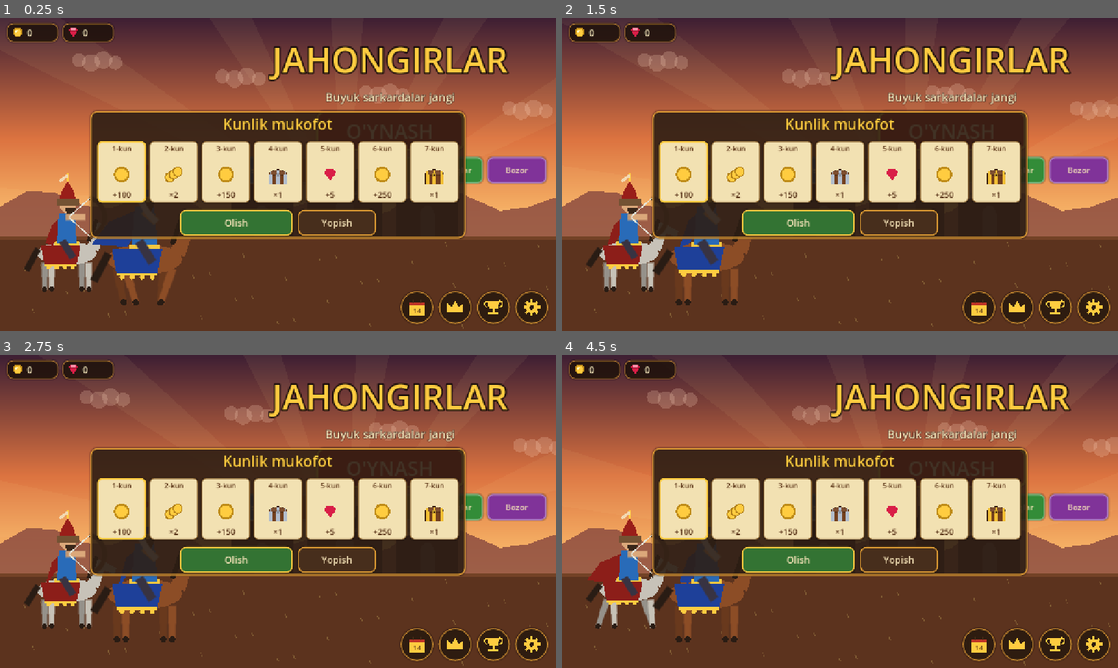
Above: before the commit, frames 1-4 (two rows, left to right).
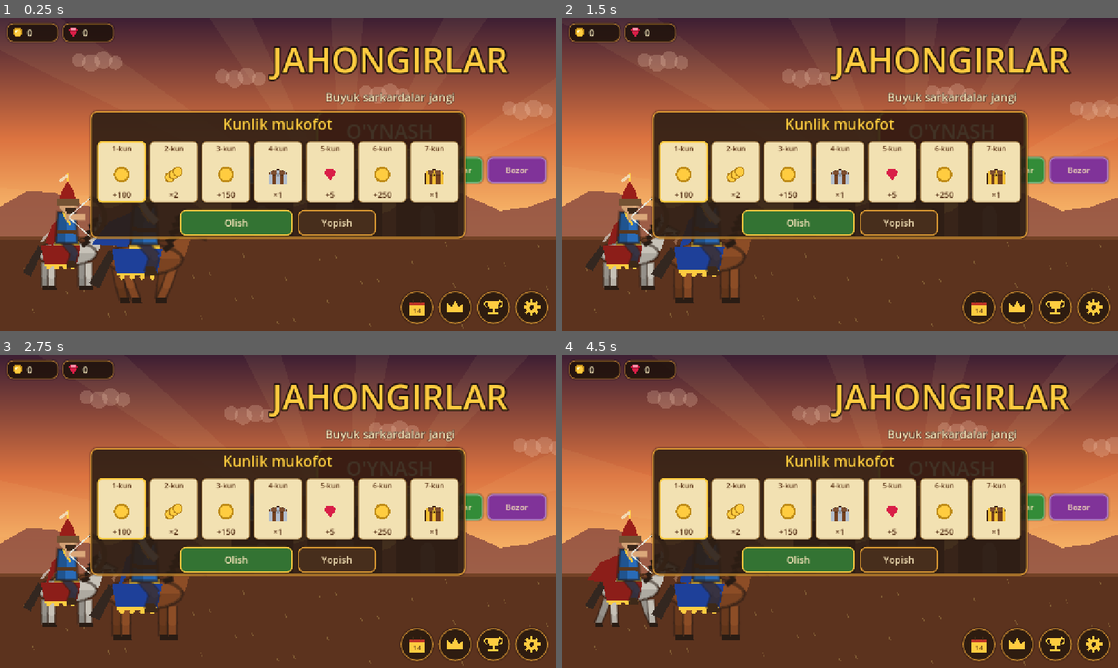
Above: after the commit, the same moments.

Repository: bekzodbeknematov8-cpu/lost-centuries-game
Game: Godot game, scene res://scenes/main_menu.tscn
Two runs of this game, one before a commit and one after it. Both use one fixed random seed, a clock stepped at 60 frames per second and the inputs below.
Inputs (mouse positions are in pixels of both pictures, inside the frame that each line leads up to):
- Up to frame 1 (0.25 s): no input
- Up to frame 2 (1.5 s): click "O'YNASH" at 0.5 s; click "Ustaxona" at 1.25 s
- Up to frame 3 (2.75 s): click "Hiylalar" at 2 s
- Up to frame 4 (4.5 s): click "Libos" at 2.75 s; click "Sandiqlar" at 3.5 s; tap Enter at 4.25 s; move the mouse to (962, 495) at 4.27 s; hold D from 4.28 s (still down); click (962, 495) at 4.42 s

The runs differ from the first frame. In frame 1, 1.6% of the frame differs, in the area x 4-38%, y 60-92%; in frame 2, 1.5%; in frame 3, 1.5%; in frame 4, 1.6%, in the area x 4-33%, y 60-92%.

Commit message:
Jonli grafika (1): batafsil askarlar, otlar va chavandozlar
Piyodalar: bukiladigan oyoqlar, etik, soyali to'n, sovut, yuz va soqol, kontur.
Otlar: kontur, soyalar, yol, jilov, dum. LOD: 55+ askarda soddaroq chizma.
tools/art_preview.gd - uslublarni solishtirish.

Co-Authored-By: Claude Opus 5.5 <noreply@anthropic.com>
Claude-Session: https://claude.ai/code/session_01AUvG8mVZ2xcqJ9Wfw9UwnE

Diff:
--- a/scripts/view/battle.gd
+++ b/scripts/view/battle.gd
@@ -530,6 +530,12 @@
 	for u in sim.units:
 		if u.x > left - 80.0 and u.x < right + 80.0:
 			visible.append(u)
+	# Batafsillik darajasi (LOD): ekranda juda ko'p askar bo'lsa, soddaroq chizma (telefonda tezlik uchun).
+	# Gisterezis: 55 dan oshsa o'chadi, 45 dan kamaysa qayta yoqiladi — chizma tez-tez almashib turmasin.
+	if visible.size() > 55:
+		Painter.style_v2 = false
+	elif visible.size() < 45:
+		Painter.style_v2 = true
 	visible.sort_custom(func(a: UnitState, b: UnitState) -> bool:
 		if a.is_alive() != b.is_alive():
 			return not a.is_alive()
--- a/scripts/view/painter.gd
+++ b/scripts/view/painter.gd
@@ -10,6 +10,7 @@
 
 ## O'yinchi libosi (Libos bo'limi): bo'sh bo'lsa standart ranglar ishlatiladi.
 static var player_outfit: Array = []
+static var style_v2 := true   ## Batafsilroq (realga yaqin) piyoda askar chizmasi
 
 ## Tomon ranglari: [ko'ylak, plash/bezak, shim, dubulg'a]
 const TEAM_COLORS := [
@@ -133,6 +134,69 @@
 	ci.draw_colored_polygon(pts, _c(c, a))
 
 
+static func _limb(ci: CanvasItem, a0: Vector2, a1: Vector2, a2: Vector2, w: float, col: Color, a: float, flash: bool) -> void:
+	## Ikki bo'g'imli a'zo (son-boldir yoki yelka-bilak) va bo'g'imdagi yumaloqlik, qora chegara bilan.
+	ci.draw_line(a0, a1, _c(DARK, a * 0.55), w + 2.5, true)
+	ci.draw_line(a1, a2, _c(DARK, a * 0.55), w + 2.5, true)
+	ci.draw_line(a0, a1, _c(col, a, flash), w, true)
+	ci.draw_line(a1, a2, _c(col.darkened(0.08), a, flash), w * 0.9, true)
+	ci.draw_circle(a1, w * 0.5, _c(col, a, flash))
+
+
+static func _draw_body_v2(ci: CanvasItem, u: UnitState, cols: Array, walk: float, a: float, flash: bool) -> void:
+	## Batafsilroq piyoda: tizzalari bukiladigan oyoqlar, soyali to'n, kamar, sovut (askarlarda), yuz va soqol.
+	var tunic: Color = cols[0]
+	var trim: Color = cols[1]
+	var pants: Color = cols[2]
+	var boot := Color(0.24, 0.16, 0.1)
+	var hip := Vector2(0, -31)
+	# Oyoqlar: qadam fazasiga qarab tizza bukiladi (orqa oyoq qoraroq)
+	for side: float in [-1.0, 1.0]:
+		var ph: float = walk * side
+		var foot := Vector2(ph * 12.0, 0)
+		var knee := Vector2(ph * 5.0 + 3.0, -15.0 - absf(ph) * 2.5)
+		var pc: Color = pants if side > 0 else pants.darkened(0.25)
+		_limb(ci, hip, knee, foot + Vector2(0, -5), 6.5, pc, a, flash)
+		# Etik
+		ci.draw_colored_polygon(PackedVector2Array([foot + Vector2(-3, -9), foot + Vector2(4, -9), foot + Vector2(9, 0), foot + Vector2(-4, 0)]), _c(boot if side > 0 else boot.darkened(0.2), a))
+	# Orqa qo'l (soyada)
+	var shoulder := Vector2(0, -54)
+	_limb(ci, shoulder + Vector2(-4, 1), shoulder + Vector2(-9, 13), shoulder + Vector2(-6, 24), 5.0, tunic.darkened(0.35), a, flash)
+	# To'n: old (yorug') va orqa (soya) qismlar, etak kengroq
+	var back := PackedVector2Array([Vector2(-11, -59), Vector2(2, -59), Vector2(0, -22), Vector2(-15, -24)])
+	var front := PackedVector2Array([Vector2(1, -59), Vector2(11, -58), Vector2(15, -23), Vector2(-1, -22)])
+	ci.draw_colored_polygon(back, _c(tunic.darkened(0.22), a, flash))
+	ci.draw_colored_polygon(front, _c(tunic, a, flash))
+	var outline := PackedVector2Array([Vector2(-11, -59), Vector2(11, -58), Vector2(15, -23), Vector2(-15, -24), Vector2(-11, -59)])
+	ci.draw_polyline(outline, _c(DARK, a * 0.6), 1.5, true)
+	# Yoqa va old hoshiya
+	ci.draw_line(Vector2(-6, -59), Vector2(4, -46), _c(trim, a), 2.5)
+	ci.draw_line(Vector2(4, -46), Vector2(3, -24), _c(trim.darkened(0.1), a), 2.0)
+	# Sovut plastinkalari (jangchilarda)
+	if u.type in ["swordsman", "spearman"]:
+		for r in 3:
+			var y := -55.0 + r * 6.0
+			for c in 4:
+				var x := -9.0 + c * 5.0 + (2.5 if r % 2 == 1 else 0.0)
+				ci.draw_rect(Rect2(Vector2(x, y), Vector2(4.2, 5.0)), _c(STEEL.darkened(0.15 + 0.05 * (c % 2)), a, flash))
+		ci.draw_line(Vector2(-11, -38), Vector2(12, -38), _c(DARK, a * 0.4), 1.0)
+	# Kamar va to'qa
+	ci.draw_line(Vector2(-13, -33), Vector2(13, -32), _c(Color(0.35, 0.22, 0.12), a), 4.0)
+	ci.draw_rect(Rect2(Vector2(1, -35), Vector2(4, 5)), _c(GOLD.darkened(0.15), a))
+	# Bo'yin va bosh: soyali yuz, burun, ko'z, mo'ylov/soqol
+	var head := Vector2(1, -67)
+	ci.draw_rect(Rect2(head + Vector2(-2.5, 5), Vector2(5, 5)), _c(SKIN.darkened(0.15), a, flash))
+	ci.draw_circle(head, 8.8, _c(DARK, a * 0.5))
+	ci.draw_circle(head, 8.2, _c(SKIN, a, flash))
+	ci.draw_circle(head + Vector2(-2.5, 1.5), 6.0, _c(SKIN.darkened(0.08), a * 0.6, flash))
+	ci.draw_colored_polygon(PackedVector2Array([head + Vector2(7.5, -1), head + Vector2(10.5, 2.5), head + Vector2(7.5, 3)]), _c(SKIN.darkened(0.12), a, flash))
+	ci.draw_circle(head + Vector2(4.5, -1.5), 1.3, _c(DARK, a))
+	ci.draw_line(head + Vector2(3, -4), head + Vector2(6.5, -4.3), _c(DARK, a * 0.8), 1.2)
+	if u.type != "worker" or u.id % 2 == 0:
+		ci.draw_colored_polygon(PackedVector2Array([head + Vector2(1, 4), head + Vector2(8, 4.5), head + Vector2(5, 10), head + Vector2(1, 8)]), _c(Color(0.22, 0.15, 0.1), a))
+	ci.draw_line(head + Vector2(4, 4), head + Vector2(9, 5.5), _c(Color(0.2, 0.13, 0.08), a), 1.6)
+
+
 static func _c(c: Color, a: float, flash := false) -> Color:
 	var out := c.lerp(Color.WHITE, 0.6) if flash else c
 	out.a *= a
@@ -143,24 +207,27 @@
 	var tunic: Color = cols[0]
 	var trim: Color = cols[1]
 	var pants: Color = cols[2]
-	# Oyoqlar
-	var hip := Vector2(0, -30)
-	ci.draw_line(hip, Vector2(walk * 11.0, 0), _c(pants, a), 6.0, true)
-	ci.draw_line(hip, Vector2(-walk * 11.0, 0), _c(pants.darkened(0.25), a), 6.0, true)
-	ci.draw_circle(Vector2(walk * 11.0 + 2, -1), 3.5, _c(DARK, a))
-	ci.draw_circle(Vector2(-walk * 11.0 + 2, -1), 3.5, _c(DARK, a))
-	# Orqa qo'l
 	var shoulder := Vector2(0, -54)
-	ci.draw_line(shoulder, shoulder + Vector2(-8, 18), _c(tunic.darkened(0.3), a, flash), 5.0, true)
-	# Gavda (to'n)
-	var body := PackedVector2Array([Vector2(-10, -58), Vector2(10, -58), Vector2(13, -26), Vector2(-13, -26)])
-	ci.draw_colored_polygon(body, _c(tunic, a, flash))
-	ci.draw_line(Vector2(-12, -34), Vector2(12, -34), _c(trim, a), 3.0)
-	ci.draw_line(Vector2(0, -58), Vector2(0, -34), _c(trim.darkened(0.1), a), 2.0)
-	# Bosh
 	var head := Vector2(1, -67)
-	ci.draw_circle(head, 8.5, _c(SKIN, a, flash))
-	ci.draw_circle(head + Vector2(4, -1), 1.3, _c(DARK, a))
+	if style_v2:
+		_draw_body_v2(ci, u, cols, walk, a, flash)
+	else:
+		# Oyoqlar
+		var hip := Vector2(0, -30)
+		ci.draw_line(hip, Vector2(walk * 11.0, 0), _c(pants, a), 6.0, true)
+		ci.draw_line(hip, Vector2(-walk * 11.0, 0), _c(pants.darkened(0.25), a), 6.0, true)
+		ci.draw_circle(Vector2(walk * 11.0 + 2, -1), 3.5, _c(DARK, a))
+		ci.draw_circle(Vector2(-walk * 11.0 + 2, -1), 3.5, _c(DARK, a))
+		# Orqa qo'l
+		ci.draw_line(shoulder, shoulder + Vector2(-8, 18), _c(tunic.darkened(0.3), a, flash), 5.0, true)
+		# Gavda (to'n)
+		var body := PackedVector2Array([Vector2(-10, -58), Vector2(10, -58), Vector2(13, -26), Vector2(-13, -26)])
+		ci.draw_colored_polygon(body, _c(tunic, a, flash))
+		ci.draw_line(Vector2(-12, -34), Vector2(12, -34), _c(trim, a), 3.0)
+		ci.draw_line(Vector2(0, -58), Vector2(0, -34), _c(trim.darkened(0.1), a), 2.0)
+		# Bosh
+		ci.draw_circle(head, 8.5, _c(SKIN, a, flash))
+		ci.draw_circle(head + Vector2(4, -1), 1.3, _c(DARK, a))
 	_draw_headgear(ci, u.type, head, cols, a)
 	# Qurol va old qo'l
 	match u.type:
@@ -300,6 +367,10 @@
 			ci.draw_colored_polygon(PackedVector2Array([head + Vector2(-9.5, -1), head + Vector2(9.5, -1), head + Vector2(5, -10), head + Vector2(0, -19), head + Vector2(-5, -10)]), _c(cols[3] if cols.size() > 3 else STEEL.darkened(0.15), a))
 			ci.draw_line(head + Vector2(0, -19), head + Vector2(-4, -26), _c(trim, a), 3.0)
 			ci.draw_line(head + Vector2(-9, 0), head + Vector2(-10, 7), _c(STEEL.darkened(0.3), a), 3.0)
+			if style_v2:
+				# Dubulg'a yaltirashi va bo'yinni yopuvchi to'r (kolchuga)
+				ci.draw_line(head + Vector2(-5, -6), head + Vector2(-1, -15), _c(Color(1, 1, 1, 0.55), a), 2.0)
+				ci.draw_colored_polygon(PackedVector2Array([head + Vector2(-9.5, -1), head + Vector2(-3, -1), head + Vector2(-4, 8), head + Vector2(-10, 6)]), _c(STEEL.darkened(0.35), a))
 
 
 static func _draw_horse(ci: CanvasItem, u: UnitState, walk: float, a: float, t: float) -> void:
@@ -309,6 +380,8 @@
 		"jaloliddin": coat = Color(0.15, 0.12, 0.12)
 		"temur": coat = Color(0.55, 0.3, 0.15)
 		"boyazid": coat = Color(0.92, 0.9, 0.86)
+		"bobur": coat = Color(0.4, 0.22, 0.12)
+		"alp": coat = Color(0.62, 0.52, 0.4)
 	var gallop := u.walk_phase * 1.3 if u.moving else 0.0
 	var legs: Array[Vector2] = [Vector2(-22, -26), Vector2(-15, -26), Vector2(15, -26), Vector2(22, -26)]
 	for i in 4:
@@ -317,9 +390,13 @@
 		var knee := legs[i] + Vector2(swingx * 0.5, 13)
 		var hoof := legs[i] + Vector2(swingx, 26)
 		var col := coat.darkened(0.25 if i % 2 == 0 else 0.0)
-		ci.draw_line(legs[i], knee, _c(col, a), 5.0, true)
-		ci.draw_line(knee, hoof, _c(col, a), 4.0, true)
-		ci.draw_circle(hoof, 2.5, _c(DARK, a))
+		if style_v2:
+			_limb(ci, legs[i], knee, hoof + Vector2(0, -3), 5.0, col, a, u.hurt_flash > 0.0)
+			ci.draw_colored_polygon(PackedVector2Array([hoof + Vector2(-3, -4), hoof + Vector2(4, -4), hoof + Vector2(5, 1), hoof + Vector2(-3, 1)]), _c(DARK, a))
+		else:
+			ci.draw_line(legs[i], knee, _c(col, a), 5.0, true)
+			ci.draw_line(knee, hoof, _c(col, a), 4.0, true)
+			ci.draw_circle(hoof, 2.5, _c(DARK, a))
 	var bob := sin(gallop * 2.0) * 2.0 if u.moving else 0.0
 	var body := PackedVector2Array()
 	for i in 20:
@@ -331,9 +408,36 @@
 	ci.draw_colored_polygon(neck, _c(coat, a, u.hurt_flash > 0.0))
 	var headp := PackedVector2Array([Vector2(30, -68 + bob), Vector2(50, -58 + bob), Vector2(48, -52 + bob), Vector2(32, -58 + bob)])
 	ci.draw_colored_polygon(headp, _c(coat.darkened(0.1), a))
-	ci.draw_line(Vector2(22, -48 + bob), Vector2(30, -70 + bob), _c(DARK, a), 4.0)
-	# Dum
-	ci.draw_line(Vector2(-29, -40 + bob), Vector2(-40, -22 + bob + sin(t * 8.0) * 3.0), _c(DARK, a), 5.0, true)
+	if style_v2:
+		# Kontur, qorin soyasi, orqa yaltirashi
+		var outl := body.duplicate()
+		outl.append(body[0])
+		ci.draw_polyline(outl, _c(DARK, a * 0.55), 1.6, true)
+		var belly := PackedVector2Array()
+		for i in 11:
+			var ang := PI * i / 10.0
+			belly.append(Vector2(cos(ang) * 28.0, -36 + bob + sin(ang) * 11.0))
+		ci.draw_colored_polygon(belly, _c(coat.darkened(0.18), a * 0.7))
+		ci.draw_arc(Vector2(-4, -36 + bob), 24.0, PI * 1.15, PI * 1.6, 8, _c(coat.lightened(0.25), a * 0.7), 2.5)
+		var hp2 := headp.duplicate()
+		hp2.append(headp[0])
+		ci.draw_polyline(hp2, _c(DARK, a * 0.55), 1.4, true)
+		# Ko'z, burun teshigi, quloq, jilov
+		ci.draw_circle(Vector2(38, -63 + bob), 1.6, _c(DARK, a))
+		ci.draw_circle(Vector2(48, -56 + bob), 1.2, _c(DARK, a * 0.8))
+		ci.draw_colored_polygon(PackedVector2Array([Vector2(31, -67 + bob), Vector2(33, -75 + bob), Vector2(36, -67 + bob)]), _c(coat.darkened(0.2), a))
+		ci.draw_line(Vector2(44, -57 + bob), Vector2(12, -50 + bob), _c(Color(0.3, 0.18, 0.1), a), 1.5)
+		# Yol (bo'yindagi qora tuklar)
+		for k in 5:
+			var mp := Vector2(22, -48 + bob).lerp(Vector2(31, -70 + bob), k / 4.0)
+			ci.draw_line(mp, mp + Vector2(-6, 3 + sin(t * 6.0 + k) * 1.5), _c(DARK, a), 3.0, true)
+		# Dum: shamolda tebranuvchi to'liq dum
+		var sw := sin(t * 7.0) * 3.0
+		ci.draw_colored_polygon(PackedVector2Array([Vector2(-28, -44 + bob), Vector2(-24, -38 + bob), Vector2(-36, -16 + bob + sw), Vector2(-44, -20 + bob + sw)]), _c(DARK.lightened(0.05), a))
+	else:
+		ci.draw_line(Vector2(22, -48 + bob), Vector2(30, -70 + bob), _c(DARK, a), 4.0)
+		# Dum
+		ci.draw_line(Vector2(-29, -40 + bob), Vector2(-40, -22 + bob + sin(t * 8.0) * 3.0), _c(DARK, a), 5.0, true)
 	# Egar yopqichi
 	var cols: Array = team_colors(u.team)
 	ci.draw_rect(Rect2(-12, -48 + bob, 24, 12), _c(cols[1], a))
@@ -348,12 +452,33 @@
 
 static func _draw_rider(ci: CanvasItem, u: UnitState, cols: Array, swing: float, a: float, flash: bool) -> void:
 	var tunic: Color = cols[0]
-	var body := PackedVector2Array([Vector2(-8, -42), Vector2(8, -42), Vector2(10, -12), Vector2(-10, -12)])
-	ci.draw_colored_polygon(body, _c(tunic, a, flash))
-	ci.draw_line(Vector2(-4, -14), Vector2(6, 2), _c(cols[2], a), 6.0, true)
 	var head := Vector2(1, -50)
-	ci.draw_circle(head, 8.0, _c(SKIN, a, flash))
-	ci.draw_circle(head + Vector2(4, -1), 1.3, _c(DARK, a))
+	if style_v2:
+		# Oyoq uzangida, etik bilan
+		_limb(ci, Vector2(-2, -14), Vector2(8, -2), Vector2(4, 10), 6.0, cols[2], a, flash)
+		ci.draw_colored_polygon(PackedVector2Array([Vector2(1, 6), Vector2(8, 6), Vector2(11, 13), Vector2(0, 13)]), _c(Color(0.24, 0.16, 0.1), a))
+		# Soyali gavda va kontur
+		ci.draw_colored_polygon(PackedVector2Array([Vector2(-9, -43), Vector2(1, -43), Vector2(0, -12), Vector2(-11, -12)]), _c(tunic.darkened(0.22), a, flash))
+		ci.draw_colored_polygon(PackedVector2Array([Vector2(0, -43), Vector2(9, -42), Vector2(11, -12), Vector2(-1, -12)]), _c(tunic, a, flash))
+		ci.draw_polyline(PackedVector2Array([Vector2(-9, -43), Vector2(9, -42), Vector2(11, -12), Vector2(-11, -12), Vector2(-9, -43)]), _c(DARK, a * 0.6), 1.5, true)
+		ci.draw_line(Vector2(-10, -24), Vector2(10, -23), _c(Color(0.35, 0.22, 0.12), a), 3.5)
+		ci.draw_line(Vector2(-4, -43), Vector2(4, -30), _c(cols[1], a), 2.5)
+		# Yuz
+		ci.draw_rect(Rect2(head + Vector2(-2.5, 5), Vector2(5, 5)), _c(SKIN.darkened(0.15), a, flash))
+		ci.draw_circle(head, 8.6, _c(DARK, a * 0.5))
+		ci.draw_circle(head, 8.0, _c(SKIN, a, flash))
+		ci.draw_circle(head + Vector2(-2.5, 1.5), 5.8, _c(SKIN.darkened(0.08), a * 0.6, flash))
+		ci.draw_colored_polygon(PackedVector2Array([head + Vector2(7.2, -1), head + Vector2(10.2, 2.5), head + Vector2(7.2, 3)]), _c(SKIN.darkened(0.12), a, flash))
+		ci.draw_circle(head + Vector2(4.5, -1.5), 1.3, _c(DARK, a))
+		ci.draw_line(head + Vector2(3, -4), head + Vector2(6.5, -4.3), _c(DARK, a * 0.8), 1.2)
+		if not u.hero:
+			ci.draw_line(head + Vector2(4, 4), head + Vector2(9, 5.5), _c(Color(0.2, 0.13, 0.08), a), 1.6)
+	else:
+		var body := PackedVector2Array([Vector2(-8, -42), Vector2(8, -42), Vector2(10, -12), Vector2(-10, -12)])
+		ci.draw_colored_polygon(body, _c(tunic, a, flash))
+		ci.draw_line(Vector2(-4, -14), Vector2(6, 2), _c(cols[2], a), 6.0, true)
+		ci.draw_circle(head, 8.0, _c(SKIN, a, flash))
+		ci.draw_circle(head + Vector2(4, -1), 1.3, _c(DARK, a))
 	if u.hero:
 		# Soqol va hero bosh kiyimi
 		ci.draw_colored_polygon(PackedVector2Array([head + Vector2(-2, 3), head + Vector2(8, 3), head + Vector2(4, 13), head + Vector2(-1, 9)]), _c(Color(0.22, 0.15, 0.1), a))
--- /dev/null
+++ b/tools/art_preview.gd
@@ -0,0 +1,57 @@
+extends SceneTree
+## Grafika uslublarini yonma-yon solishtirish: chapda eski, o'ngda yangi (Painter.style_v2).
+##   xvfb-run -a godot --path . --rendering-driver opengl3 -s res://tools/art_preview.gd -- --out=/tmp/art.png
+class Board:
+	extends Node2D
+	var t := 0.0
+	var defs: Dictionary = JSON.parse_string(FileAccess.get_file_as_string("res://data/units.json"))
+	func _draw() -> void:
+		draw_rect(Rect2(0, 0, 1280, 720), Color(0.62, 0.78, 0.9))
+		draw_rect(Rect2(0, 430, 1280, 290), Color(0.5, 0.58, 0.32))
+		draw_line(Vector2(640, 20), Vector2(640, 700), Color(0, 0, 0, 0.3), 3.0)
+		var font := ThemeDB.fallback_font
+		draw_string(font, Vector2(0, 50), "ESKI", HORIZONTAL_ALIGNMENT_CENTER, 640, 34, Color(0.1, 0.1, 0.1))
+		draw_string(font, Vector2(640, 50), "YANGI", HORIZONTAL_ALIGNMENT_CENTER, 640, 34, Color(0.1, 0.1, 0.1))
+		var types := ["swordsman", "archer", "cavalry", "musketeer"]
+		for side in 2:
+			Painter.style_v2 = side == 1
+			for i in types.size():
+				for team in 2:
+					var u := UnitState.new()
+					u.type = types[i]
+					u.def = defs[types[i]]
+					u.team = team
+					u.facing = 1 if team == 0 else -1
+					u.hp = 1.0
+					u.max_hp = 1.0
+					u.moving = true
+					u.walk_phase = 0.9 + i
+					u.id = i
+					var x := 90.0 + side * 640.0 + i * 150.0 + team * 40.0
+					var y := 400.0 if team == 0 else 640.0
+					draw_set_transform(Vector2(x, y + 6), 0.0, Vector2(1.0, 0.3))
+					draw_circle(Vector2.ZERO, 22.0, Color(0, 0, 0, 0.2))
+					draw_set_transform(Vector2.ZERO, 0.0, Vector2.ONE)
+					Painter.draw_unit(self, u, Vector2(x, y), 2.0, t)
+		Painter.style_v2 = true
+
+
+var _frames := 0
+var _out := "/tmp/art.png"
+
+
+func _initialize() -> void:
+	for a in OS.get_cmdline_user_args():
+		if a.begins_with("--out="):
+			_out = a.split("=")[1]
+	var b := Board.new()
+	root.add_child(b)
+
+
+func _process(_d: float) -> bool:
+	_frames += 1
+	if _frames == 5:
+		root.get_texture().get_image().save_png(_out)
+		print("SAVED ", _out)
+		return true
+	return false
Binary file changed: docs/prototypes/art_v2_preview.png
Not shown, changed: PROGRESS.md
